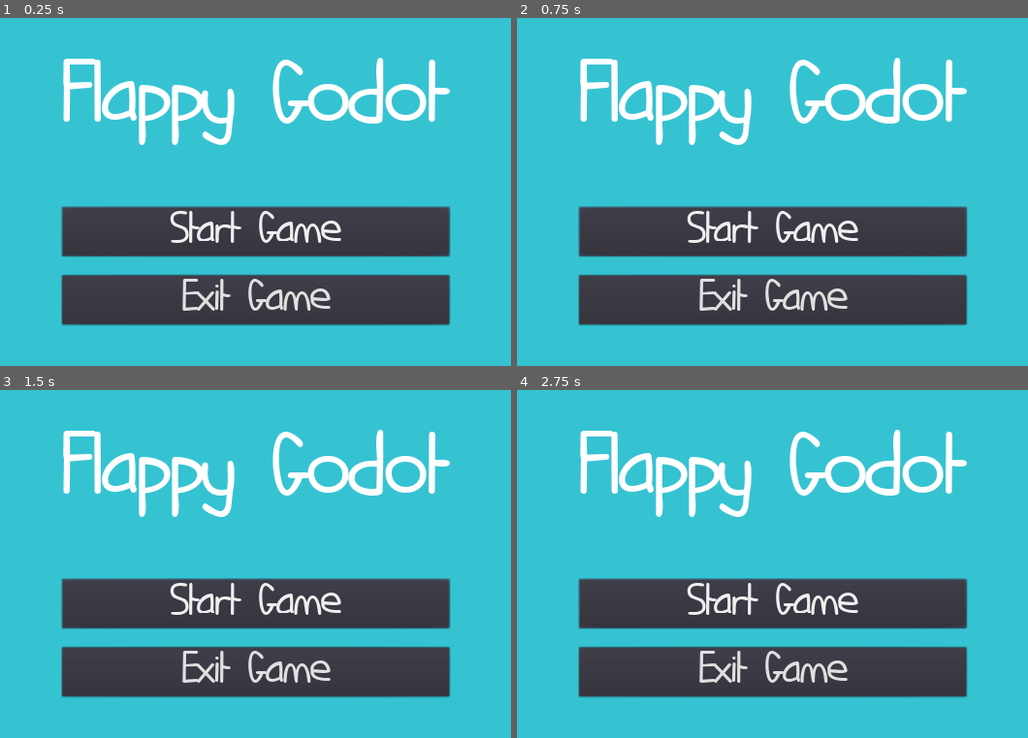
Above: before the commit, frames 1-4 (two rows, left to right).
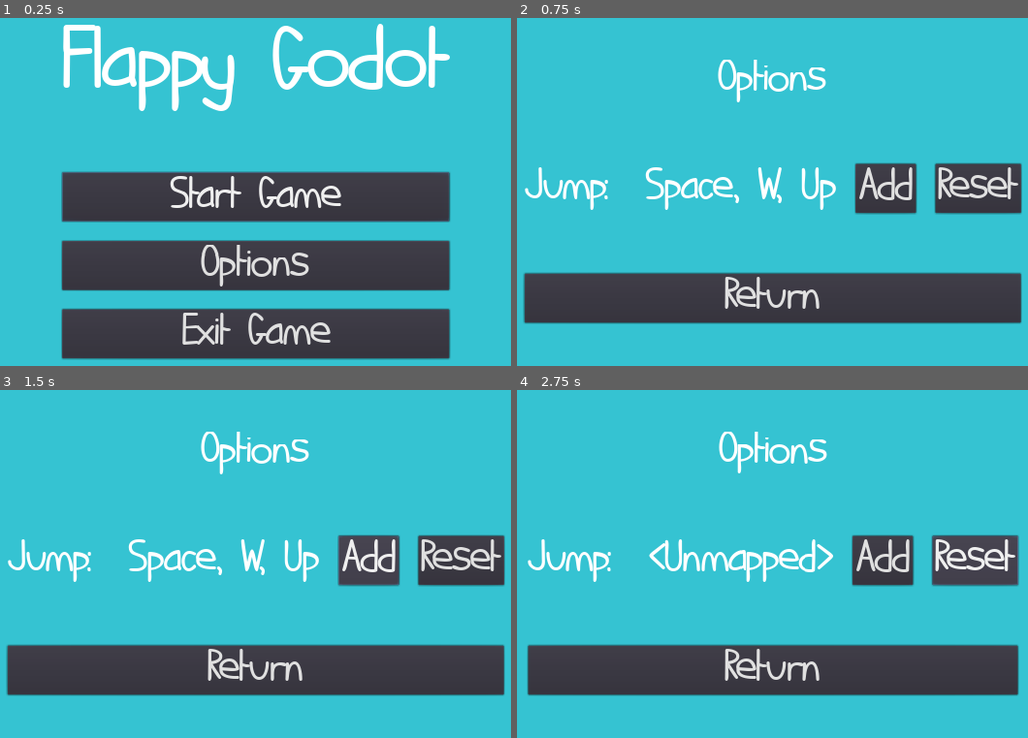
Above: after the commit, the same moments.

Repository: kdreese/flappy-godot
Game: Godot game, scene res://States/Menu/Menu.tscn
Two runs of this game, one before a commit and one after it. Both use one fixed random seed, a clock stepped at 60 frames per second and the inputs below.
Inputs (mouse positions are in pixels of both pictures, inside the frame that each line leads up to):
- Up to frame 1 (0.25 s): no input
- Up to frame 2 (0.75 s): click (772, 265) at 0.5 s, where only the run after the commit has a clickable "Options"
- Up to frame 3 (1.5 s): click (367, 560) at 1.25 s, where only the run after the commit has a clickable "Add"
- Up to frame 4 (2.75 s): click (976, 560) at 2 s, where only the run after the commit has a clickable "Reset"

The runs differ from the first frame. In frame 1, 37% of the frame differs, in the area x 11-89%, y 1-99%; in frame 2, 28%; in frame 3, 28%; in frame 4, 28%.

Commit message:
Added options menu with configurable buttons

Diff:
--- a/Objects/Bird/Bird.gd
+++ b/Objects/Bird/Bird.gd
@@ -23,7 +23,7 @@
 
 
 func _physics_process(delta: float) -> void:
-	if alive and Input.is_action_just_pressed("game_jump"):
+	if alive and Input.is_action_just_pressed("jump"):
 		velocity.y = JUMP_BOOST
 	else:
 		velocity.y += GRAVITY * delta
--- a/States/Game/Game.gd
+++ b/States/Game/Game.gd
@@ -50,6 +50,6 @@
 
 
 func _unhandled_input(event: InputEvent) -> void:
-	if event.is_action_pressed("quit"):
+	if event.is_action_pressed("escape"):
 		var error = get_tree().change_scene("res://States/Menu/Menu.tscn")
 		assert(not error)
--- a/States/Menu/Menu.gd
+++ b/States/Menu/Menu.gd
@@ -10,10 +10,15 @@
 	assert(not error)
 
 
+func _on_OptionsButton_pressed() -> void:
+	var error = get_tree().change_scene("res://States/OptionsMenu/OptionsMenu.tscn")
+	assert(not error)
+
+
 func _on_ExitButton_pressed() -> void:
 	get_tree().notification(MainLoop.NOTIFICATION_WM_QUIT_REQUEST)
 
 
 func _unhandled_input(event: InputEvent) -> void:
-	if event.is_action_pressed("quit"):
+	if event.is_action_pressed("escape"):
 		get_tree().notification(MainLoop.NOTIFICATION_WM_QUIT_REQUEST)
--- a/States/Menu/Menu.tscn
+++ b/States/Menu/Menu.tscn
@@ -25,9 +25,9 @@
 
 [node name="VBoxContainer" type="VBoxContainer" parent="CenterContainer"]
 margin_left = 319.0
-margin_top = 138.0
+margin_top = 82.0
 margin_right = 960.0
-margin_bottom = 581.0
+margin_bottom = 638.0
 custom_constants/separation = 100
 
 [node name="Title" type="Label" parent="CenterContainer/VBoxContainer"]
@@ -39,7 +39,7 @@
 [node name="VBoxContainer" type="VBoxContainer" parent="CenterContainer/VBoxContainer"]
 margin_top = 249.0
 margin_right = 641.0
-margin_bottom = 443.0
+margin_bottom = 556.0
 custom_constants/separation = 32
 
 [node name="StartButton" type="Button" parent="CenterContainer/VBoxContainer/VBoxContainer"]
@@ -47,11 +47,18 @@
 margin_bottom = 81.0
 text = "Start Game"
 
-[node name="ExitButton" type="Button" parent="CenterContainer/VBoxContainer/VBoxContainer"]
+[node name="OptionsButton" type="Button" parent="CenterContainer/VBoxContainer/VBoxContainer"]
 margin_top = 113.0
 margin_right = 641.0
 margin_bottom = 194.0
+text = "Options"
+
+[node name="ExitButton" type="Button" parent="CenterContainer/VBoxContainer/VBoxContainer"]
+margin_top = 226.0
+margin_right = 641.0
+margin_bottom = 307.0
 text = "Exit Game"
 
 [connection signal="pressed" from="CenterContainer/VBoxContainer/VBoxContainer/StartButton" to="." method="_on_StartButton_pressed"]
+[connection signal="pressed" from="CenterContainer/VBoxContainer/VBoxContainer/OptionsButton" to="." method="_on_OptionsButton_pressed"]
 [connection signal="pressed" from="CenterContainer/VBoxContainer/VBoxContainer/ExitButton" to="." method="_on_ExitButton_pressed"]
--- /dev/null
+++ b/States/OptionsMenu/OptionsMenu.gd
@@ -0,0 +1,51 @@
+extends ColorRect
+
+
+var current_mapping_key = null
+
+
+func _ready() -> void:
+	update_text()
+
+
+func update_text() -> void:
+	var jump_text := ""
+	for event in InputMap.get_action_list("jump"):
+		if jump_text.length() > 0:
+			jump_text += ", "
+		if event is InputEventKey:
+			jump_text += OS.get_scancode_string(event.scancode)
+		elif event is InputEventJoypadButton:
+			jump_text += "Joy btn " + str(event.button_index)
+		elif event is InputEventJoypadMotion:
+			jump_text += "Joy axis " + str(event.axis)
+		else:
+			jump_text += event.as_text()
+	if jump_text.length() == 0:
+		jump_text = "<Unmapped>"
+	$CenterContainer/VBoxContainer/GridContainer/JumpKeys.text = jump_text
+
+
+func _on_AddJumpButton_pressed() -> void:
+	current_mapping_key = "jump"
+
+
+func _on_ResetJumpButton_pressed() -> void:
+	InputMap.action_erase_events("jump")
+	update_text()
+
+
+func _unhandled_input(event: InputEvent) -> void:
+	if current_mapping_key:
+		remap_action_to(event)
+		update_text()
+		current_mapping_key = null
+
+
+func remap_action_to(event):
+	InputMap.action_add_event(current_mapping_key, event)
+
+
+func _on_ReturnButton_pressed() -> void:
+	var error = get_tree().change_scene("res://States/Menu/Menu.tscn")
+	assert(not error)
--- /dev/null
+++ b/States/OptionsMenu/OptionsMenu.tscn
@@ -0,0 +1,70 @@
+[gd_scene load_steps=2 format=2]
+
+[ext_resource path="res://States/OptionsMenu/OptionsMenu.gd" type="Script" id=1]
+
+[node name="OptionsMenu" type="ColorRect"]
+anchor_right = 1.0
+anchor_bottom = 1.0
+color = Color( 0.211765, 0.768627, 0.827451, 1 )
+script = ExtResource( 1 )
+__meta__ = {
+"_edit_use_anchors_": false
+}
+
+[node name="CenterContainer" type="CenterContainer" parent="."]
+anchor_right = 1.0
+anchor_bottom = 1.0
+
+[node name="VBoxContainer" type="VBoxContainer" parent="CenterContainer"]
+margin_left = 386.0
+margin_top = 141.0
+margin_right = 894.0
+margin_bottom = 578.0
+custom_constants/separation = 100
+
+[node name="Title" type="Label" parent="CenterContainer/VBoxContainer"]
+margin_right = 508.0
+margin_bottom = 75.0
+text = "Options"
+align = 1
+
+[node name="GridContainer" type="GridContainer" parent="CenterContainer/VBoxContainer"]
+margin_top = 175.0
+margin_right = 508.0
+margin_bottom = 256.0
+custom_constants/hseparation = 32
+columns = 4
+
+[node name="JumpTitle" type="Label" parent="CenterContainer/VBoxContainer/GridContainer"]
+margin_top = 3.0
+margin_right = 168.0
+margin_bottom = 78.0
+text = "Jump: "
+
+[node name="JumpKeys" type="Label" parent="CenterContainer/VBoxContainer/GridContainer"]
+margin_left = 200.0
+margin_top = 3.0
+margin_right = 200.0
+margin_bottom = 78.0
+
+[node name="AddJumpButton" type="Button" parent="CenterContainer/VBoxContainer/GridContainer"]
+margin_left = 232.0
+margin_right = 334.0
+margin_bottom = 81.0
+text = "Add"
+
+[node name="ResetJumpButton" type="Button" parent="CenterContainer/VBoxContainer/GridContainer"]
+margin_left = 366.0
+margin_right = 508.0
+margin_bottom = 81.0
+text = "Reset"
+
+[node name="ReturnButton" type="Button" parent="CenterContainer/VBoxContainer"]
+margin_top = 356.0
+margin_right = 508.0
+margin_bottom = 437.0
+text = "Return"
+
+[connection signal="pressed" from="CenterContainer/VBoxContainer/GridContainer/AddJumpButton" to="." method="_on_AddJumpButton_pressed"]
+[connection signal="pressed" from="CenterContainer/VBoxContainer/GridContainer/ResetJumpButton" to="." method="_on_ResetJumpButton_pressed"]
+[connection signal="pressed" from="CenterContainer/VBoxContainer/ReturnButton" to="." method="_on_ReturnButton_pressed"]
--- a/project.godot
+++ b/project.godot
@@ -28,14 +28,14 @@
 
 [input]
 
-game_jump={
+jump={
 "deadzone": 0.5,
 "events": [ Object(InputEventKey,"resource_local_to_scene":false,"resource_name":"","device":0,"alt":false,"shift":false,"control":false,"meta":false,"command":false,"pressed":false,"scancode":32,"physical_scancode":0,"unicode":0,"echo":false,"script":null)
 , Object(InputEventKey,"resource_local_to_scene":false,"resource_name":"","device":0,"alt":false,"shift":false,"control":false,"meta":false,"command":false,"pressed":false,"scancode":87,"physical_scancode":0,"unicode":0,"echo":false,"script":null)
 , Object(InputEventKey,"resource_local_to_scene":false,"resource_name":"","device":0,"alt":false,"shift":false,"control":false,"meta":false,"command":false,"pressed":false,"scancode":16777232,"physical_scancode":0,"unicode":0,"echo":false,"script":null)
  ]
 }
-quit={
+escape={
 "deadzone": 0.5,
 "events": [ Object(InputEventKey,"resource_local_to_scene":false,"resource_name":"","device":0,"alt":false,"shift":false,"control":false,"meta":false,"command":false,"pressed":false,"scancode":16777217,"physical_scancode":0,"unicode":0,"echo":false,"script":null)
  ]
